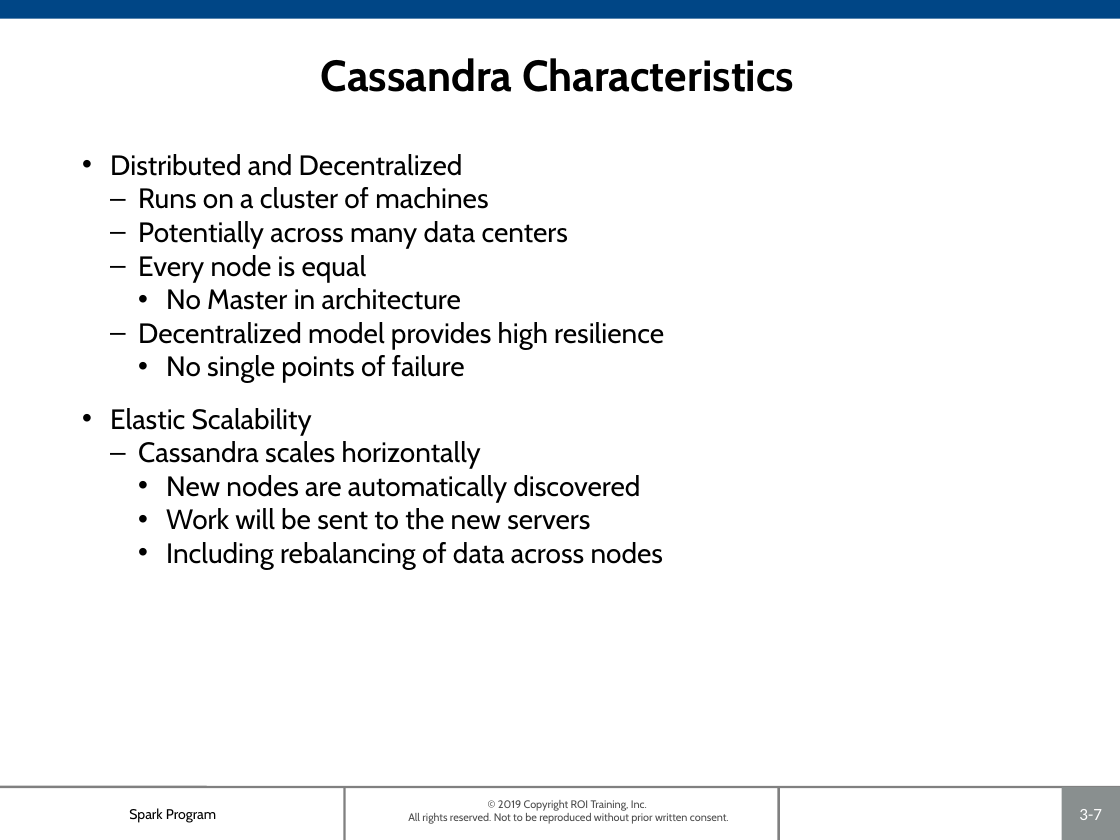
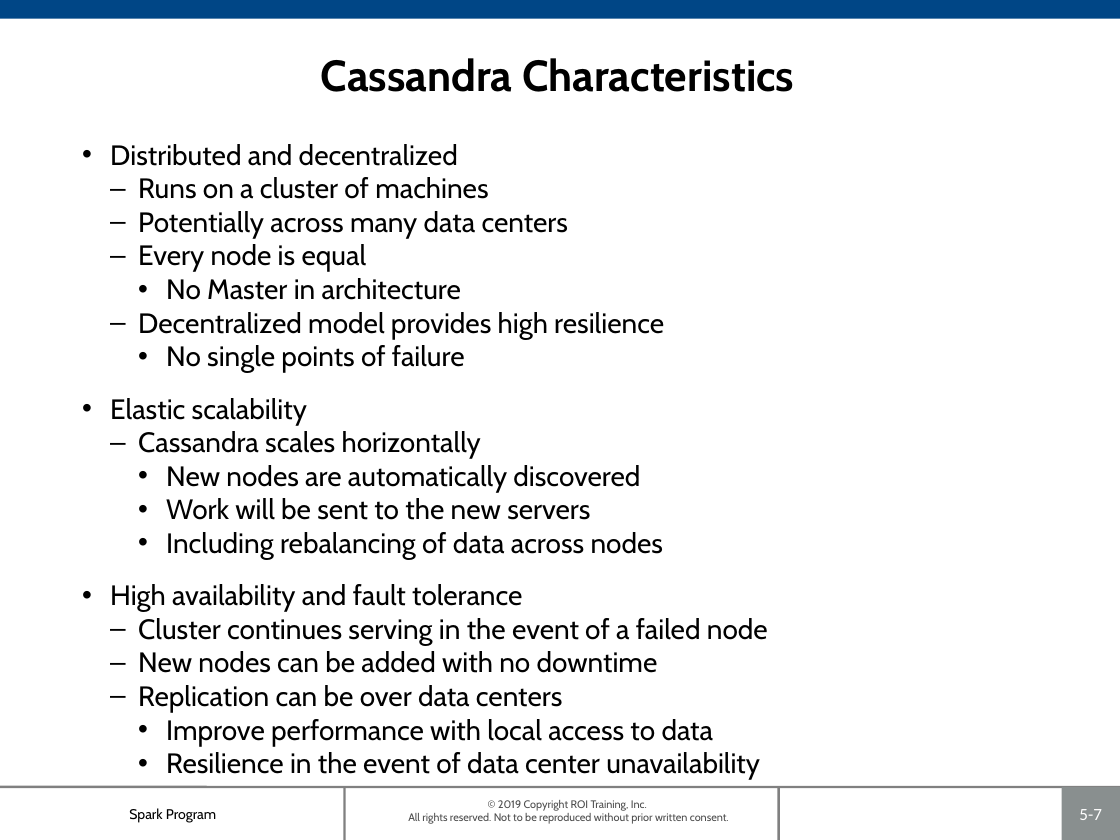
Before and after one commit to roitraining/SparkProgram, a slide deck: slide 7 of Day4/Ch05_NoSQL.pptx. Drawn at 1120x840 pixels with LibreOffice and Linux fonts; fonts in the diff are those of the drawing; background and template pictures are left out. Boxes give left, top, right and bottom in pixels: in the first picture for what was removed or moved away, otherwise in the second. Text is boxed around its words. In the diff, an @@ line names an element or a change of style, - is before the commit and + after.

```diff
--- a/Day4/Ch05_NoSQL.pptx
+++ b/Day4/Ch05_NoSQL.pptx
@@ text "Distributed and decentralized": place and size @@
-text "Distributed and decentralized" at (110, 154, 664, 569)
+text "Distributed and decentralized" at (110, 144, 768, 746)
@@ text at (110, 144, 458, 166): text changed @@
-• Distributed and Decentralized
+• Distributed and decentralized
@@ text at (110, 398, 307, 425): text changed @@
-• Elastic Scalability
+• Elastic scalability
@@ text at (110, 584, 768, 746): paragraphs added @@
+• High availability and fault tolerance
+  – Cluster continues serving in the event of a failed node
+  – New nodes can be added with no downtime
+  – Replication can be over data centers
+    • Improve performance with local access to data
+    • Resilience in the event of data center unavailability
@@ page number at (1079, 809, 1102, 820): text changed @@
-3-7
+5-7
```
Also in this commit, not shown: 23 other slides changed, 1 slide added, 1 slide removed, 1 other file.
